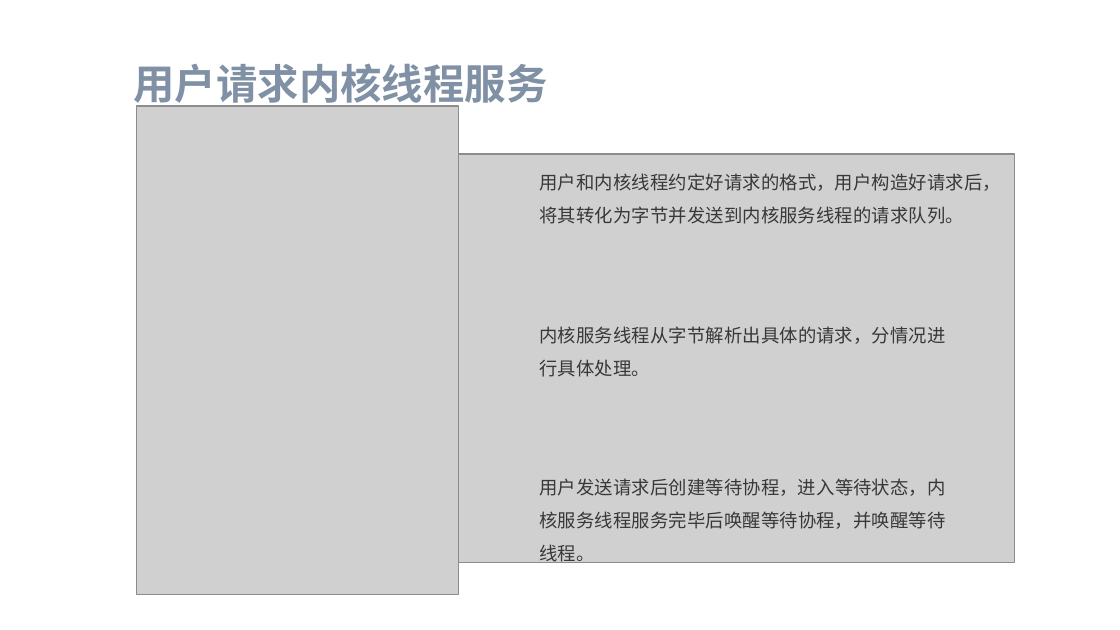
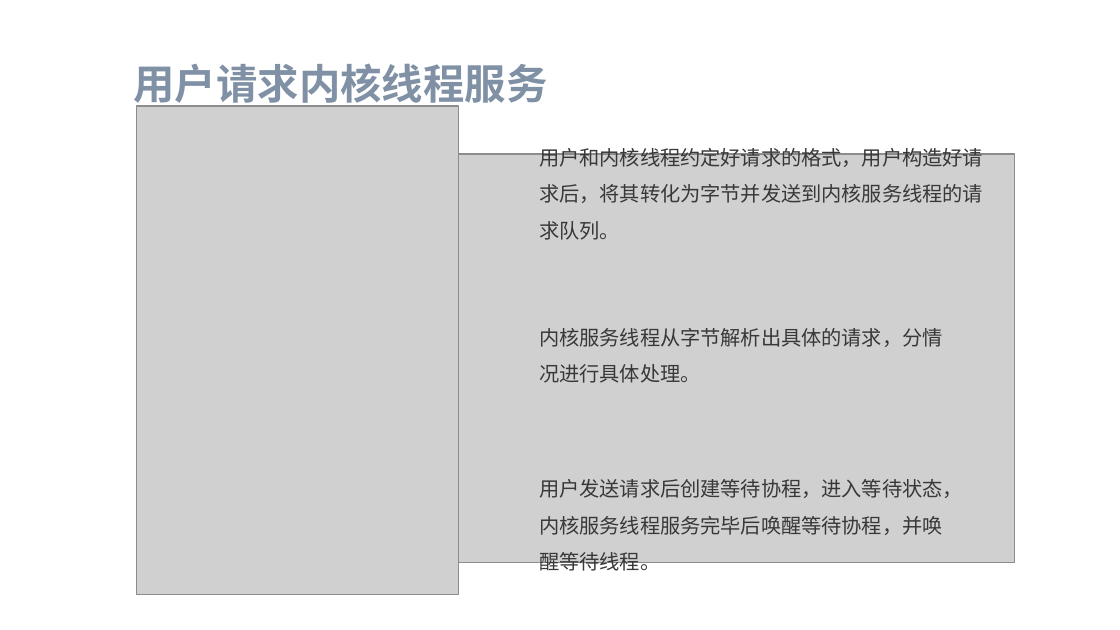
Before and after one commit to flying-rind/mini-Rust-os, a slide deck: slide 16 of tutorial/Mini-Rust-OS.pptx (slide 15 before the commit). Drawn at 1120x630 pixels with LibreOffice and Linux fonts; fonts in the diff are those of the drawing; grey boxes stand for pictures; background and template pictures are left out. Boxes give left, top, right and bottom in pixels: in the first picture for what was removed or moved away, otherwise in the second. Text is boxed around its words. In the diff, an @@ line names an element or a change of style, - is before the commit and + after.

```diff
--- a/tutorial/Mini-Rust-OS.pptx
+++ b/tutorial/Mini-Rust-OS.pptx
@@ text "用户和内核线程约定好请求的格式，用户构造好请求后，将其转化为字节并发送到内核服务线程的请求队列。": place and size @@
-text "用户和内核线程约定好请求的格式，用户构造好请求后，将其转化为字节并发送到内核服务线程的请求队列。" at (539, 173, 1001, 224)
+text "用户和内核线程约定好请求的格式，用户构造好请求后，将其转化为字节并发送到内核服务线程的请求队列。" at (539, 144, 983, 240)
@@ size 11.8 to 13 pt in 3 elements at (539, 328, 942, 383), (539, 144, 983, 240), (539, 479, 962, 575) @@
```
Also in this commit, not shown: 9 other slides changed, 1 slide added, 55 other files.
